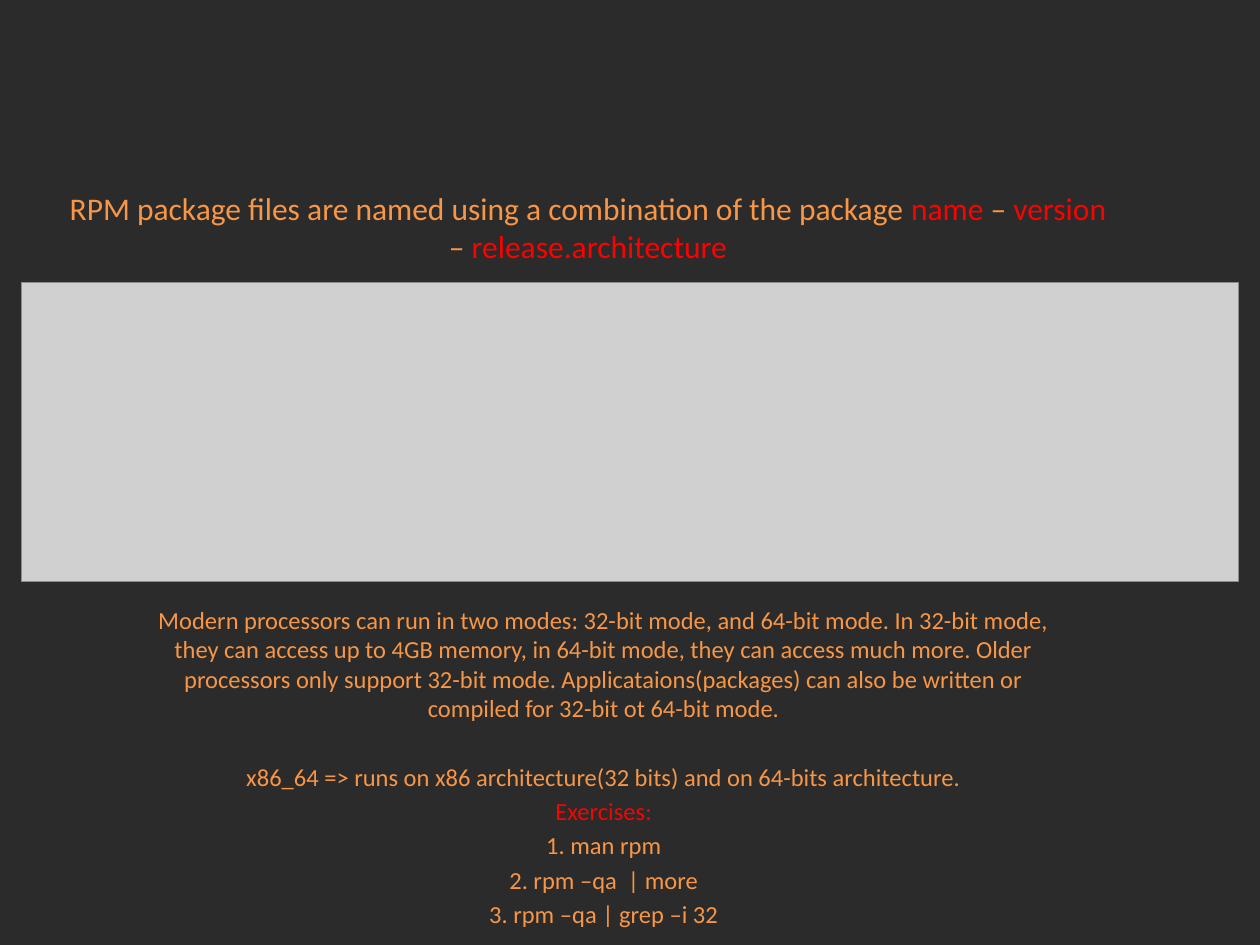
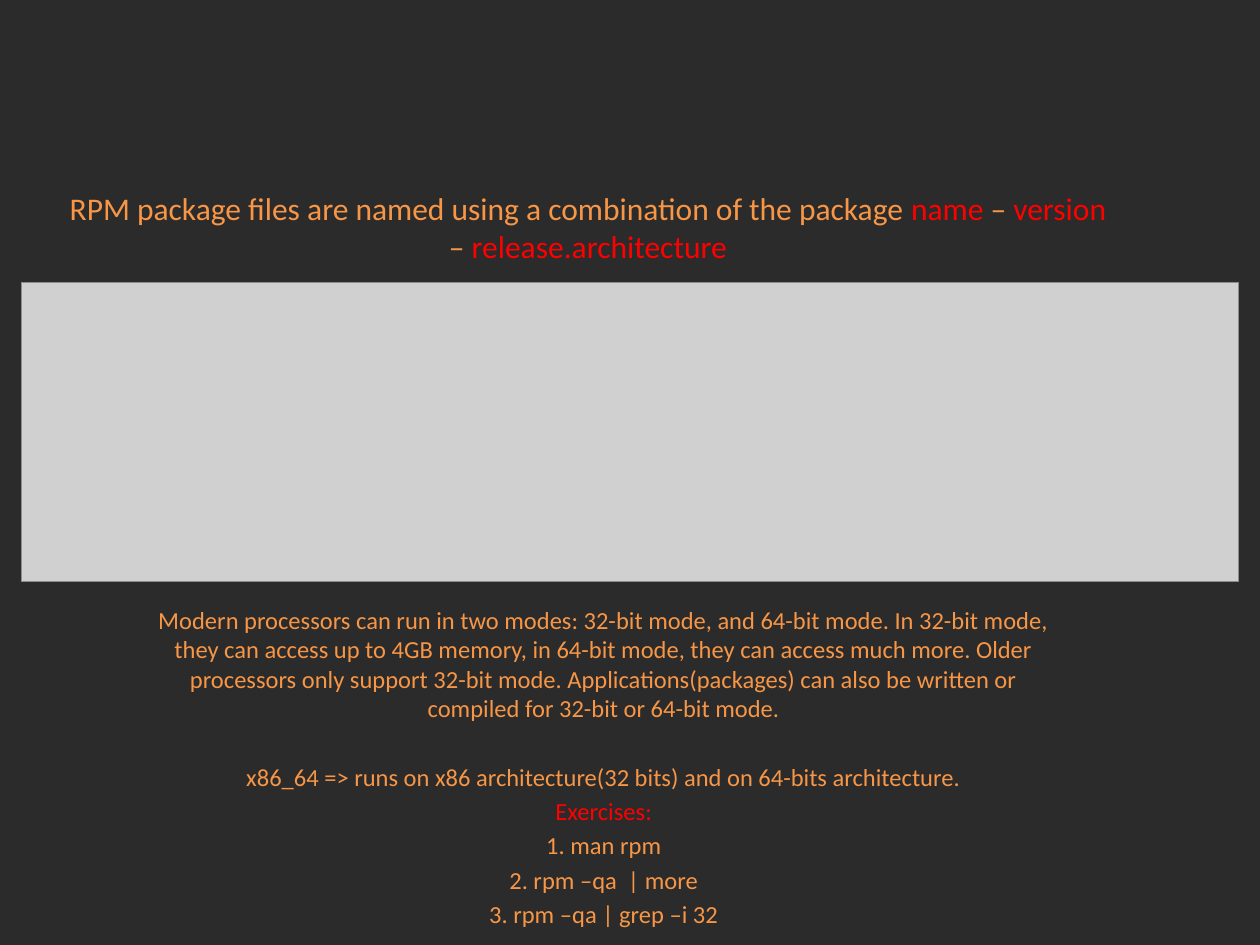
Before and after one commit to Academy-Soft-Intellect/Linux-Course, a slide deck: slide 2 of 9.SoftwareManagementAndCron/09-SoftwareManagementAndCron.pptx. Drawn at 1260x945 pixels with LibreOffice and Linux fonts; fonts in the diff are those of the drawing; grey boxes stand for pictures; background and template pictures are left out; a plain dark background stands for a picture behind light text. Boxes give left, top, right and bottom in pixels: in the first picture for what was removed or moved away, otherwise in the second. Text is boxed around its words. In the diff, an @@ line names an element or a change of style, - is before the commit and + after.

```diff
--- a/9.SoftwareManagementAndCron/09-SoftwareManagementAndCron.pptx
+++ b/9.SoftwareManagementAndCron/09-SoftwareManagementAndCron.pptx
@@ subtitle at bbox=[158, 612, 1048, 721]: text changed @@
-Modern processors can run in two modes: 32-bit mode, and 64-bit mode. In 32-bit mode, they can access up to 4GB memory, in 64-bit mode, they can access much more. Older processors only support 32-bit mode. Applicataions(packages) can also be written or compiled for 32-bit ot 64-bit mode.
+Modern processors can run in two modes: 32-bit mode, and 64-bit mode. In 32-bit mode, they can access up to 4GB memory, in 64-bit mode, they can access much more. Older processors only support 32-bit mode. Applications(packages) can also be written or compiled for 32-bit or 64-bit mode.
```
Also in this commit, not shown: 4 other slides changed, 5 slides added, 1 other file.
